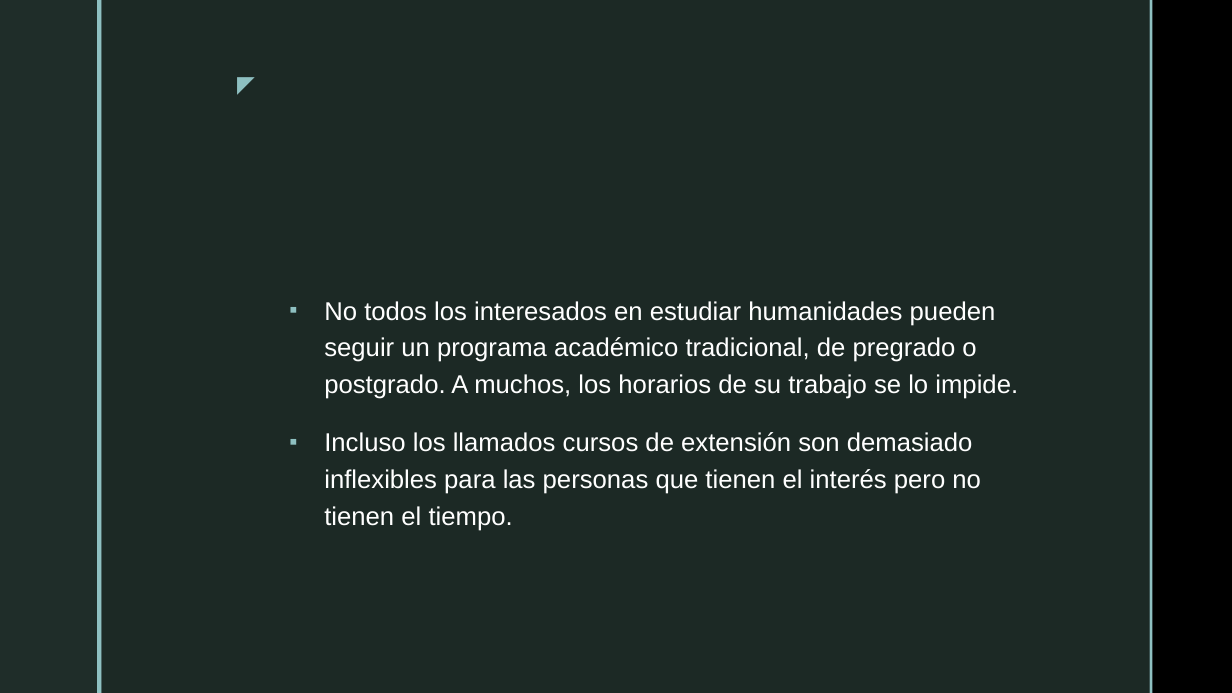
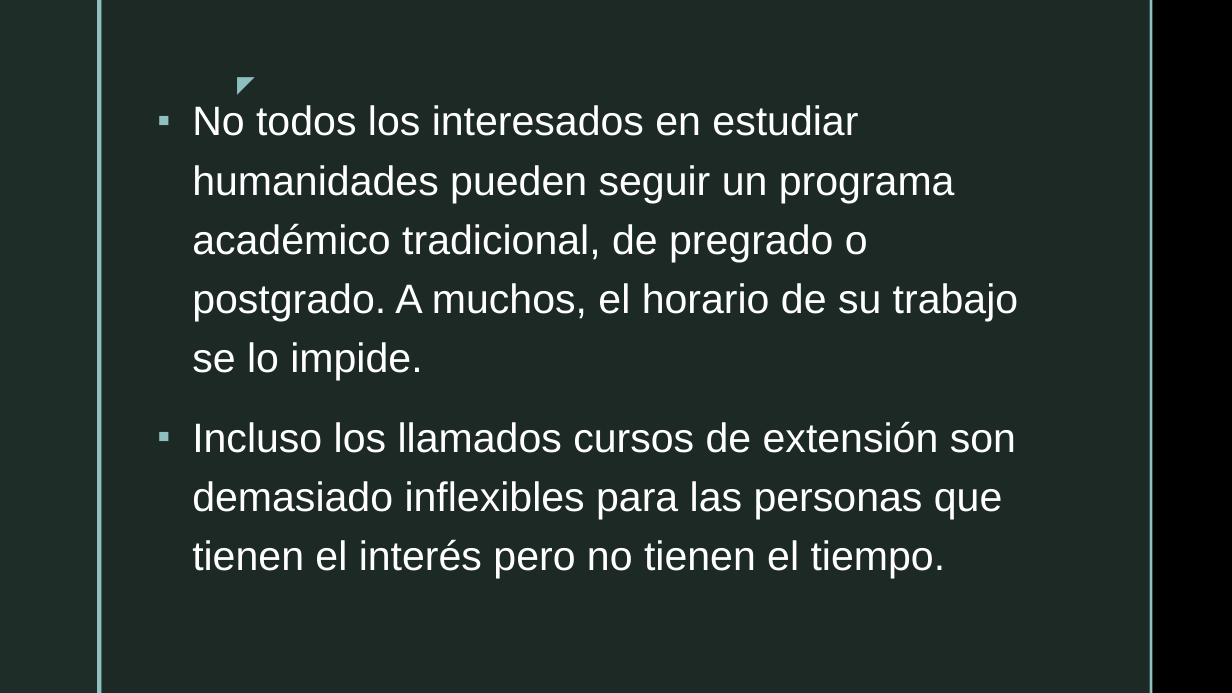
Before and after one commit to jcunisabana/philandfilm, a slide deck: slide 3 of luces en la niebla.pptx. Drawn at 1232x693 pixels with LibreOffice and Linux fonts; fonts in the diff are those of the drawing; background and template pictures are left out. Boxes give left, top, right and bottom in pixels: in the first picture for what was removed or moved away, otherwise in the second. Text is boxed around its words. In the diff, an @@ line names an element or a change of style, - is before the commit and + after.

```diff
--- a/luces en la niebla.pptx
+++ b/luces en la niebla.pptx
@@ text "No todos los interesados en ...": place and size @@
-text "No todos los interesados en ..." at (324, 301, 1018, 531)
+text "No todos los interesados en ..." at (192, 105, 1019, 578)
@@ text at (192, 105, 1019, 380): text changed; size 20 to 32 pt @@
-▪ No todos los interesados en estudiar humanidades pueden seguir un programa académico tradicional, de pregrado o postgrado. A muchos, los horarios de su trabajo se lo impide.
+▪ No todos los interesados en estudiar humanidades pueden seguir un programa académico tradicional, de pregrado o postgrado. A muchos, el horario de su trabajo se lo impide.
@@ text at (192, 421, 1016, 578): size 20 to 32 pt in "Incluso los llamados cursos de extensión son ..." @@
```
Also in this commit, not shown: 8 other slides changed, 2 slides added, 2 slides removed, 1 other file.
